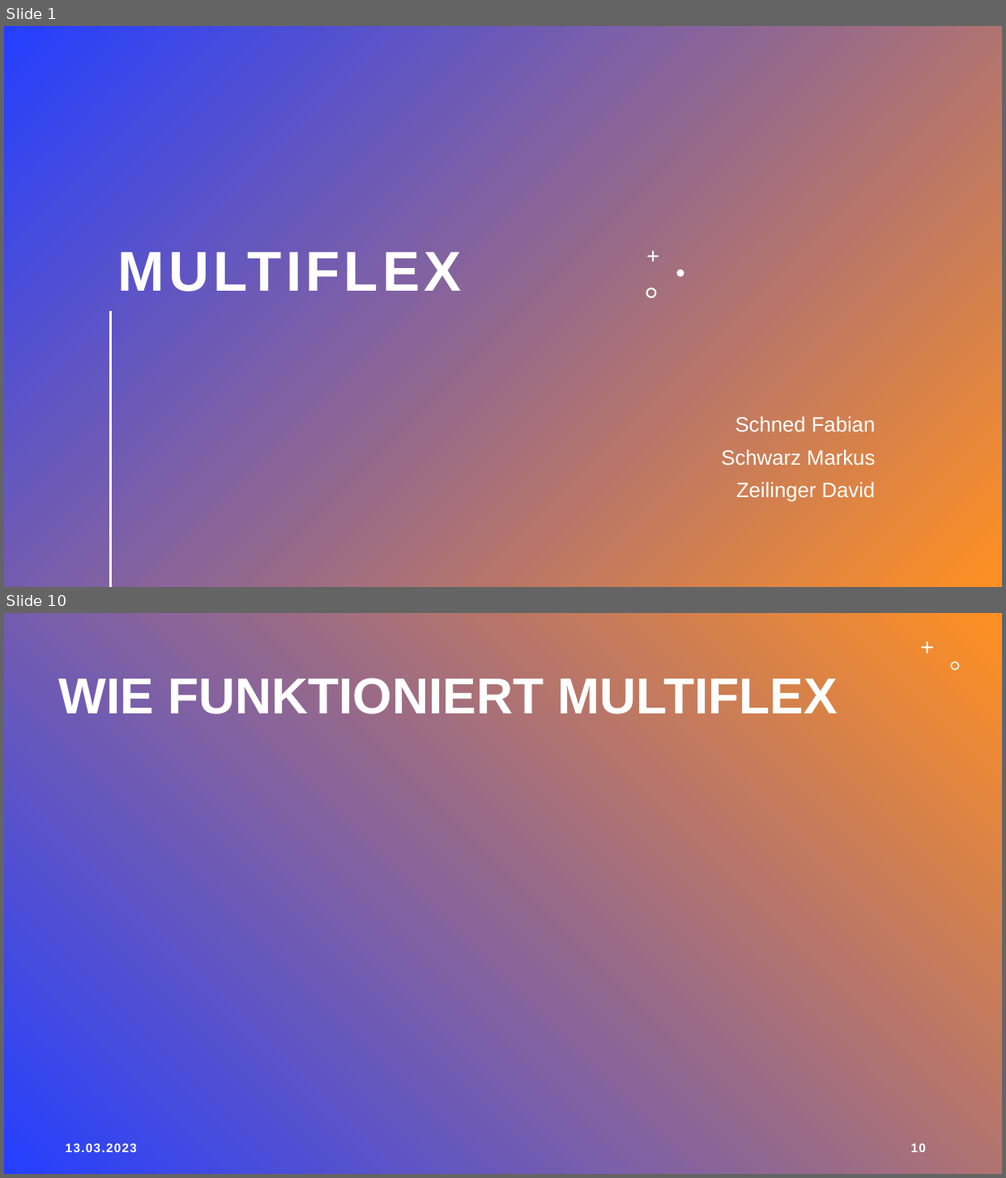
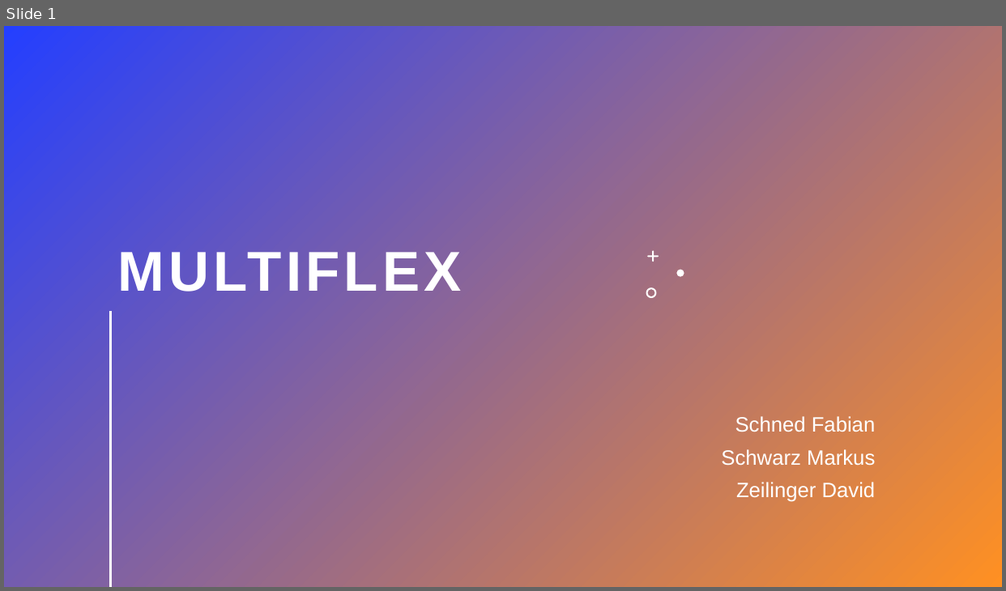
Before and after one commit to LegitesMax/multiflexlbkv, a slide deck: Präsentation/ProjectAward.pptx. Shown one above the other, each under a label of ours: slides 1 and 10 before the commit, slide 1 after it; the slides between them are not shown. The pictures are 1006x1178 and 1006x591 pixels, drawn with LibreOffice and Linux fonts; fonts in the diff are those of the drawing. Boxes give left, top, right and bottom in pixels: in the first picture for what was removed or moved away, otherwise in the second. Text is boxed around its words. In the diff, an @@ line names an element or a change of style, - is before the commit and + after.

```diff
--- a/Präsentation/ProjectAward.pptx
+++ b/Präsentation/ProjectAward.pptx
@@ slide 10 removed at (4, 613, 1002, 1174), background gradient #243FFF to #FF9022 @@
@@ freeform shape removed at (921, 641, 934, 654) @@
@@ title removed at (58, 674, 837, 723) @@
-WIE FUNKTIONIERT MULTIFLEX
@@ freeform shape removed at (951, 662, 960, 671) @@
@@ text removed at (66, 1144, 137, 1152) @@
-13.03.2023
@@ page number removed at (911, 1144, 926, 1152) @@
-10
```
Also in this commit, not shown: 9 slides changed, 1 slide added, 3 other files.
